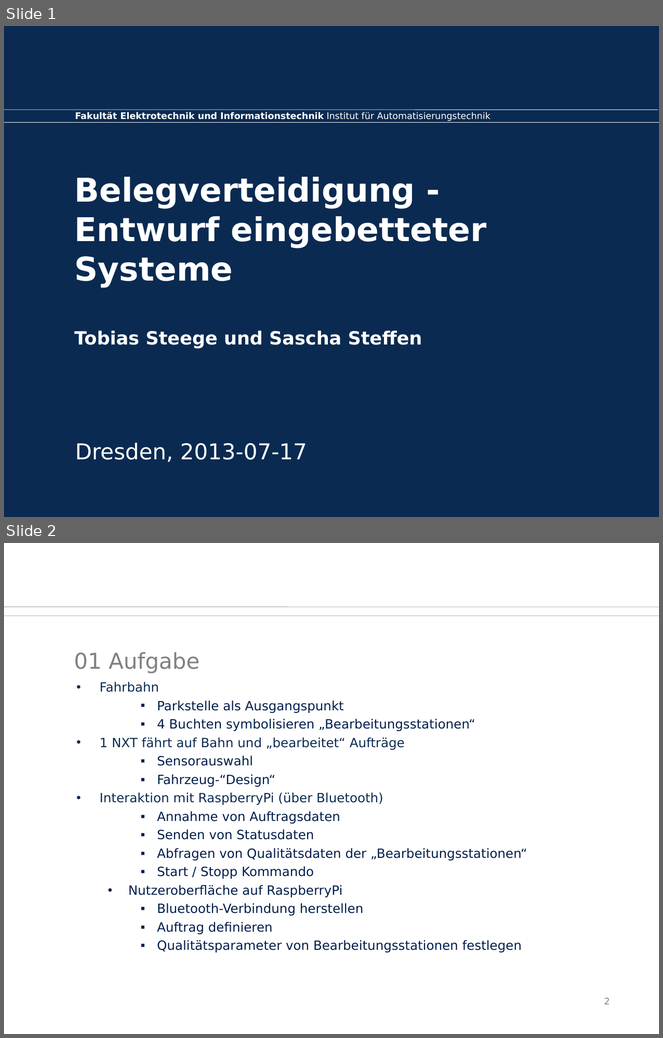
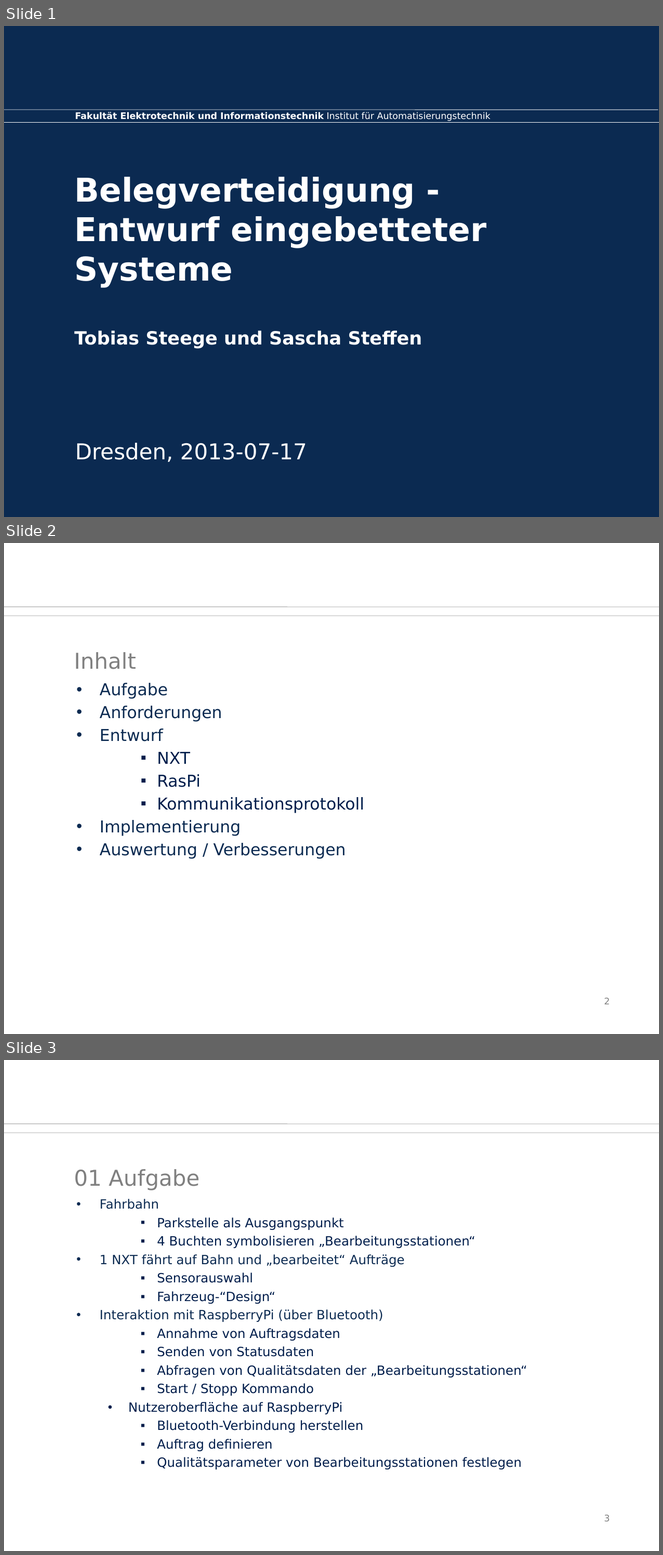
Before and after one commit to SaSteDD/ees_StegStef, a slide deck: präsi/btwf.odp. Shown one above the other, each under a label of ours: slides 1 and 2 before the commit, slides 1, 2 and 3 after it. The pictures are 663x1038 and 663x1555 pixels, drawn with LibreOffice and Linux fonts; fonts in the diff are those of the drawing; background and template pictures are left out. Boxes give left, top, right and bottom in pixels: in the first picture for what was removed or moved away, otherwise in the second. Text is boxed around its words. In the diff, an @@ line names an element or a change of style, - is before the commit and + after.

```diff
--- a/präsi/btwf.odp
+++ b/präsi/btwf.odp
@@ slide 2 added at box(4, 543, 659, 1034), background #FFFFFF; not listed: 2 template elements that a slide beside it also shows @@
@@ title added at box(74, 652, 136, 669), 24 pt, text #808080 @@
+Inhalt
@@ text added at box(100, 683, 364, 859), 18 pt, text #0B2A51 @@
+• Aufgabe
+• Anforderungen
+• Entwurf
+    ▪ NXT
+    ▪ RasPi
+    ▪ Kommunikationsprotokoll
+• Implementierung
+• Auswertung / Verbesserungen
@@ page number added at box(604, 998, 610, 1005), 10 pt, text #808080 @@
+2
@@ what was slide 2 is now slide 3 @@
@@ page number at box(604, 1515, 610, 1522): text changed @@
-2
+3
```
Also in this commit, not shown: 11 slides changed, 4 other slides added, 2 slides removed, 11 other files.
